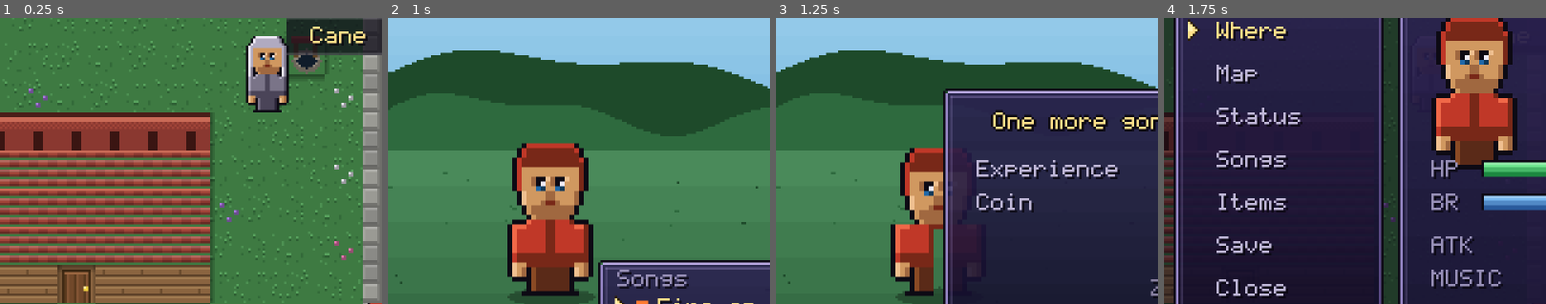
Above: before the commit, frames 1-4 (left to right).
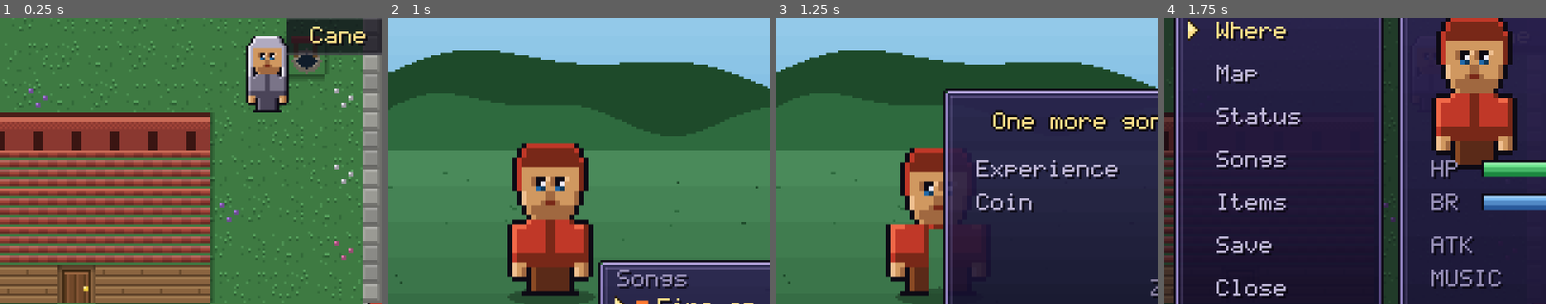
Above: after the commit, the same moments.

Repository: magent-cryptograss/godot-games
Game: Godot game, scene res://tests/TestFlow.tscn
Two runs of this game, one before a commit and one after it. Both use one fixed random seed, a clock stepped at 60 frames per second and the inputs below. This scene is started directly instead of the project's main scene.
Inputs (mouse positions are % of the whole screen's width and height, from its top left):
- Up to frame 1 (0.25 s): no input
- Up to frame 2 (1 s): tap Enter at 0.5 s; move the mouse to (72, 45) at 0.52 s; hold Right (move_right) from 0.53 s (still down); tap Backspace at 0.6 s; click (72, 45) at 0.67 s; tap Space at 0.77 s
- Up to frame 3 (1.25 s): keep holding Right (move_right)
- Up to frame 4 (1.75 s): move the mouse to (30, 55) at 1.27 s; release Right (move_right) at 1.28 s; hold Down (move_down) from 1.28 s (still down); tap Enter at 1.35 s; tap Space at 1.52 s
The pictures show only the part of the screen within x 0-50%, y 17-67%; the shares and areas given below are measured in that part.

Frames 1-2 are identical in both runs. In frame 3, 1.6% of the frame differs, in the area x 28-52%, y 72-98%; in frame 4, nothing differs.

Commit message:
Stride two pixels instead of one
One pixel on a figure twenty-four wide is a shuffle. Two reads as a stride at a
glance, which is the point of having a walk cycle at all.

It is a named constant rather than a literal buried in the draw loop, so the
next opinion about it is a one-line change.

Claude-Session: https://claude.ai/code/session_01LFNEyVminZWMVKgZdg8FGa

Diff:
--- a/songbound/scripts/UI.gd
+++ b/songbound/scripts/UI.gd
@@ -111,6 +111,10 @@
 ## where they have to be split for them to scissor rather than slide.
 const MID := 12
 
+## How far a leg swings, in pixels. One pixel on a 24-wide figure is a shuffle;
+## two is a stride you can see at a glance.
+const STRIDE := 2
+
 ## Rows. Below TORSO_Y is arms and body, below LEG_Y is legs.
 const TORSO_Y := 17
 const LEG_Y := 26
@@ -126,7 +130,7 @@
 	var bob := 1 if walking and (frame % 4 == 1 or frame % 4 == 3) else 0
 	var leg := 0
 	if walking:
-		leg = 1 if frame % 4 == 1 else (-1 if frame % 4 == 3 else 0)
+		leg = STRIDE if frame % 4 == 1 else (-STRIDE if frame % 4 == 3 else 0)
 	# a profile drawn facing left has its front where a right-facing one has its
 	# back, so every comparison below is reflected rather than assumed
 
Not shown, added: songbound/tests/test_walk.gd.uid
